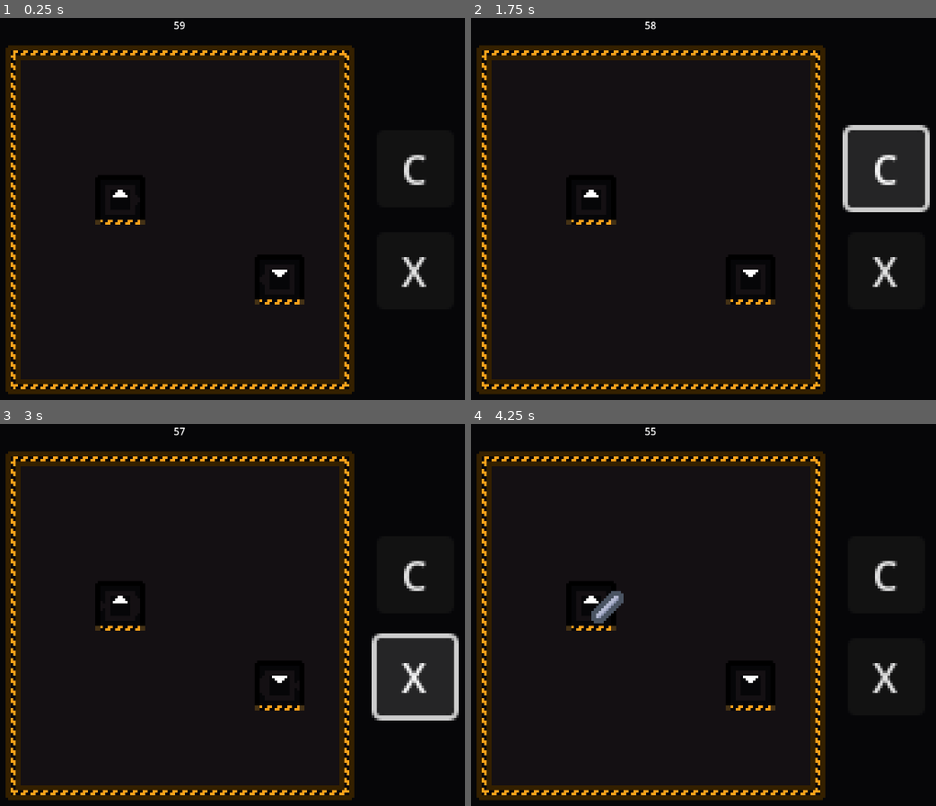
Above: before the commit, frames 1-4 (two rows, left to right).
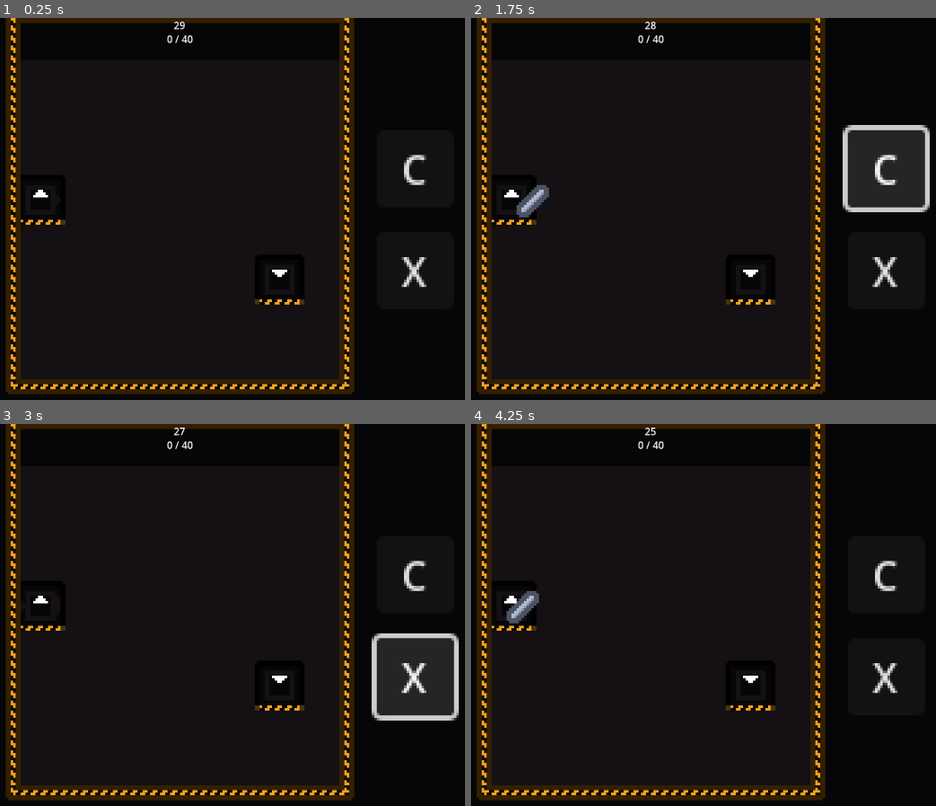
Above: after the commit, the same moments.

Repository: outercloudstudio/gmtk-2024
Game: Godot game, scene res://scenes/game.tscn
Two runs of this game, one before a commit and one after it. Both use one fixed random seed, a clock stepped at 60 frames per second and the inputs below.
Inputs (mouse positions are in pixels of both pictures, inside the frame that each line leads up to):
- Up to frame 1 (0.25 s): no input
- Up to frame 2 (1.75 s): click "C" at 0.5 s; click "C" at 1.25 s
- Up to frame 3 (3 s): click "C" at 2 s; click "X" at 2.75 s
- Up to frame 4 (4.25 s): move the mouse to (810, 607) at 3.52 s; press the mouse at (810, 607) at 3.53 s

The runs differ from the first frame. In frame 1, 5.2% of the frame differs, in the area x 1-77%, y 0-95%; in frame 2, 5.6%; in frame 3, 5.2%; in frame 4, 5.9%.

Commit message:
item movement + collecting

Diff:
--- a/scenes/accepter.tscn
+++ /dev/null
@@ -1,90 +0,0 @@
-[gd_scene load_steps=6 format=3 uid="uid://b0i841hejuca6"]
-
-[ext_resource type="Script" path="res://scripts/tile.gd" id="1_3ep7l"]
-[ext_resource type="Texture2D" uid="uid://2wvotbf5sand" path="res://sprites.png" id="2_7aylf"]
-
-[sub_resource type="Animation" id="Animation_u6les"]
-resource_name = "conveyor"
-length = 0.500013
-loop_mode = 1
-step = 0.125
-tracks/0/type = "value"
-tracks/0/imported = false
-tracks/0/enabled = true
-tracks/0/path = NodePath("Sprite:region_rect")
-tracks/0/interp = 1
-tracks/0/loop_wrap = true
-tracks/0/keys = {
-"times": PackedFloat32Array(0, 0.125, 0.25, 0.375),
-"transitions": PackedFloat32Array(1, 1, 1, 1),
-"update": 1,
-"values": [Rect2(0, 32, 16, 16), Rect2(16, 32, 16, 16), Rect2(32, 32, 16, 16), Rect2(0, 48, 16, 16)]
-}
-
-[sub_resource type="Animation" id="Animation_podfa"]
-length = 0.001
-tracks/0/type = "value"
-tracks/0/imported = false
-tracks/0/enabled = true
-tracks/0/path = NodePath("Sprite:region_rect")
-tracks/0/interp = 1
-tracks/0/loop_wrap = true
-tracks/0/keys = {
-"times": PackedFloat32Array(0),
-"transitions": PackedFloat32Array(1),
-"update": 0,
-"values": [Rect2(0, 32, 16, 16)]
-}
-
-[sub_resource type="AnimationLibrary" id="AnimationLibrary_bdqcj"]
-_data = {
-"RESET": SubResource("Animation_podfa"),
-"conveyor": SubResource("Animation_u6les")
-}
-
-[node name="Accepter" type="Node2D" node_paths=PackedStringArray("rotation_origin")]
-script = ExtResource("1_3ep7l")
-rotation_origin = NodePath("RotationOrigin")
-
-[node name="RotationOrigin" type="Node2D" parent="."]
-position = Vector2(8, 8)
-
-[node name="Sprite" type="Sprite2D" parent="RotationOrigin" groups=["camera_snapping"]]
-texture = ExtResource("2_7aylf")
-region_enabled = true
-region_rect = Rect2(0, 32, 16, 16)
-
-[node name="AnimationPlayer" type="AnimationPlayer" parent="RotationOrigin"]
-libraries = {
-"": SubResource("AnimationLibrary_bdqcj")
-}
-autoplay = "conveyor"
-
-[node name="Border" type="Sprite2D" parent="."]
-z_index = -2
-position = Vector2(8, 7)
-texture = ExtResource("2_7aylf")
-region_enabled = true
-region_rect = Rect2(62, 30, 20, 18)
-
-[node name="Bottom" type="Sprite2D" parent="."]
-z_index = -1
-position = Vector2(8, 17)
-texture = ExtResource("2_7aylf")
-region_enabled = true
-region_rect = Rect2(32, 64, 16, 2)
-
-[node name="BorderBottom" type="Sprite2D" parent="."]
-z_index = -3
-position = Vector2(8, 17)
-texture = ExtResource("2_7aylf")
-region_enabled = true
-region_rect = Rect2(62, 64, 20, 2)
-
-[node name="Snap" type="Node2D" parent="."]
-position = Vector2(8, 8)
-
-[node name="Sprite2" type="Sprite2D" parent="Snap" groups=["camera_snapping"]]
-texture = ExtResource("2_7aylf")
-region_enabled = true
-region_rect = Rect2(82, 2, 12, 12)
--- /dev/null
+++ b/scenes/collect_area.gd
@@ -0,0 +1,17 @@
+extends Area2D
+
+
+@export var tile: Node2D
+
+
+func _physics_process(delta: float) -> void:
+	var tile_position = Vector2i(floor(tile.global_position / 16))
+
+	for item: CharacterBody2D in get_overlapping_bodies():
+		var item_tile_position = Vector2i(floor(item.global_position / 16))
+
+		if item_tile_position != tile_position:
+			continue
+
+		item.queue_free()
+		Static.collected_quota += 1
--- /dev/null
+++ b/scenes/collector.tscn
@@ -0,0 +1,61 @@
+[gd_scene load_steps=5 format=3 uid="uid://b0i841hejuca6"]
+
+[ext_resource type="Script" path="res://scripts/tile.gd" id="1_ckrhm"]
+[ext_resource type="Texture2D" uid="uid://2wvotbf5sand" path="res://sprites.png" id="2_oc1xf"]
+[ext_resource type="Script" path="res://scenes/collect_area.gd" id="3_1bf2t"]
+
+[sub_resource type="RectangleShape2D" id="RectangleShape2D_agt5h"]
+size = Vector2(16, 16)
+
+[node name="Collector" type="Node2D" node_paths=PackedStringArray("rotation_origin")]
+script = ExtResource("1_ckrhm")
+rotation_origin = NodePath("RotationOrigin")
+
+[node name="RotationOrigin" type="Node2D" parent="."]
+position = Vector2(8, 8)
+
+[node name="Sprite" type="Sprite2D" parent="RotationOrigin" groups=["camera_snapping"]]
+texture = ExtResource("2_oc1xf")
+region_enabled = true
+region_rect = Rect2(0, 0, 16, 16)
+
+[node name="Border" type="Sprite2D" parent="."]
+z_index = -2
+position = Vector2(8, 7)
+texture = ExtResource("2_oc1xf")
+region_enabled = true
+region_rect = Rect2(62, 30, 20, 18)
+
+[node name="Bottom" type="Sprite2D" parent="."]
+z_index = -1
+position = Vector2(8, 17)
+texture = ExtResource("2_oc1xf")
+region_enabled = true
+region_rect = Rect2(32, 64, 16, 2)
+
+[node name="BorderBottom" type="Sprite2D" parent="."]
+z_index = -3
+position = Vector2(8, 17)
+texture = ExtResource("2_oc1xf")
+region_enabled = true
+region_rect = Rect2(62, 64, 20, 2)
+
+[node name="Snap" type="Node2D" parent="."]
+position = Vector2(8, 8)
+
+[node name="Sprite2" type="Sprite2D" parent="Snap" groups=["camera_snapping"]]
+texture = ExtResource("2_oc1xf")
+region_enabled = true
+region_rect = Rect2(82, 2, 12, 12)
+
+[node name="CollectArea" type="Area2D" parent="." node_paths=PackedStringArray("tile")]
+process_priority = 1
+process_physics_priority = 1
+position = Vector2(8, 8)
+collision_layer = 0
+collision_mask = 2
+script = ExtResource("3_1bf2t")
+tile = NodePath("..")
+
+[node name="CollisionShape2D" type="CollisionShape2D" parent="CollectArea"]
+shape = SubResource("RectangleShape2D_agt5h")
--- a/scenes/conveyer.tscn
+++ b/scenes/conveyer.tscn
@@ -1,7 +1,23 @@
-[gd_scene load_steps=6 format=3 uid="uid://dvsr0owx3rnh7"]
+[gd_scene load_steps=8 format=3 uid="uid://dvsr0owx3rnh7"]
 
 [ext_resource type="Script" path="res://scripts/tile.gd" id="1_avke4"]
 [ext_resource type="Texture2D" uid="uid://2wvotbf5sand" path="res://sprites.png" id="2_yeveh"]
+[ext_resource type="Script" path="res://scenes/move_area.gd" id="3_782rx"]
+
+[sub_resource type="Animation" id="Animation_podfa"]
+length = 0.001
+tracks/0/type = "value"
+tracks/0/imported = false
+tracks/0/enabled = true
+tracks/0/path = NodePath("Sprite:region_rect")
+tracks/0/interp = 1
+tracks/0/loop_wrap = true
+tracks/0/keys = {
+"times": PackedFloat32Array(0),
+"transitions": PackedFloat32Array(1),
+"update": 0,
+"values": [Rect2(0, 32, 16, 16)]
+}
 
 [sub_resource type="Animation" id="Animation_u6les"]
 resource_name = "conveyor"
@@ -21,26 +37,14 @@
 "values": [Rect2(0, 32, 16, 16), Rect2(16, 32, 16, 16), Rect2(32, 32, 16, 16), Rect2(0, 48, 16, 16)]
 }
 
-[sub_resource type="Animation" id="Animation_podfa"]
-length = 0.001
-tracks/0/type = "value"
-tracks/0/imported = false
-tracks/0/enabled = true
-tracks/0/path = NodePath("Sprite:region_rect")
-tracks/0/interp = 1
-tracks/0/loop_wrap = true
-tracks/0/keys = {
-"times": PackedFloat32Array(0),
-"transitions": PackedFloat32Array(1),
-"update": 0,
-"values": [Rect2(0, 32, 16, 16)]
-}
-
 [sub_resource type="AnimationLibrary" id="AnimationLibrary_bdqcj"]
 _data = {
 "RESET": SubResource("Animation_podfa"),
 "conveyor": SubResource("Animation_u6les")
 }
+
+[sub_resource type="RectangleShape2D" id="RectangleShape2D_c2n17"]
+size = Vector2(16, 16)
 
 [node name="Conveyer" type="Node2D" node_paths=PackedStringArray("rotation_origin")]
 script = ExtResource("1_avke4")
@@ -59,6 +63,17 @@
 "": SubResource("AnimationLibrary_bdqcj")
 }
 autoplay = "conveyor"
+
+[node name="MoveArea" type="Area2D" parent="RotationOrigin" node_paths=PackedStringArray("tile")]
+process_priority = -1
+process_physics_priority = -1
+collision_layer = 0
+collision_mask = 2
+script = ExtResource("3_782rx")
+tile = NodePath("../..")
+
+[node name="CollisionShape2D" type="CollisionShape2D" parent="RotationOrigin/MoveArea"]
+shape = SubResource("RectangleShape2D_c2n17")
 
 [node name="Border" type="Sprite2D" parent="."]
 z_index = -2
--- a/scenes/game.tscn
+++ b/scenes/game.tscn
@@ -3,11 +3,12 @@
 [ext_resource type="PackedScene" uid="uid://br8dswv6ug16q" path="res://scenes/world.tscn" id="1_i4p5l"]
 [ext_resource type="Script" path="res://scripts/game.gd" id="1_kd6lh"]
 
-[node name="Game" type="Node2D" node_paths=PackedStringArray("world", "timer_label")]
+[node name="Game" type="Node2D" node_paths=PackedStringArray("world", "timer_label", "quota_label")]
 texture_filter = 1
 script = ExtResource("1_kd6lh")
 world = NodePath("CanvasLayer/SubViewportContainer/SubViewport/World")
 timer_label = NodePath("CanvasLayer/Timer")
+quota_label = NodePath("CanvasLayer/Quota")
 
 [node name="CanvasLayer" type="CanvasLayer" parent="."]
 
@@ -39,3 +40,15 @@
 grow_horizontal = 2
 text = "123"
 horizontal_alignment = 1
+
+[node name="Quota" type="Label" parent="CanvasLayer"]
+anchors_preset = 5
+anchor_left = 0.5
+anchor_right = 0.5
+offset_left = -105.0
+offset_top = 22.0
+offset_right = 105.0
+offset_bottom = 45.0
+grow_horizontal = 2
+text = "123"
+horizontal_alignment = 1
--- a/scenes/items/battery.tscn
+++ b/scenes/items/battery.tscn
@@ -8,8 +8,8 @@
 
 [node name="Battery" type="CharacterBody2D"]
 z_index = 1
-collision_layer = 0
-collision_mask = 0
+collision_layer = 2
+collision_mask = 2
 motion_mode = 1
 platform_on_leave = 2
 script = ExtResource("1_uvvcu")
--- a/scenes/items/light_bulb.tscn
+++ b/scenes/items/light_bulb.tscn
@@ -8,8 +8,8 @@
 
 [node name="Battery" type="CharacterBody2D"]
 z_index = 1
-collision_layer = 0
-collision_mask = 0
+collision_layer = 2
+collision_mask = 2
 motion_mode = 1
 platform_on_leave = 2
 script = ExtResource("1_r6xnn")
--- a/scenes/items/rod.tscn
+++ b/scenes/items/rod.tscn
@@ -4,18 +4,17 @@
 [ext_resource type="Texture2D" uid="uid://2wvotbf5sand" path="res://sprites.png" id="2_k55ha"]
 
 [sub_resource type="RectangleShape2D" id="RectangleShape2D_eiyny"]
-size = Vector2(13, 13)
+size = Vector2(5, 14.863)
 
 [node name="Rod" type="CharacterBody2D"]
 z_index = 1
-collision_layer = 0
+collision_layer = 2
 collision_mask = 0
-motion_mode = 1
-platform_on_leave = 2
 script = ExtResource("1_4ve6s")
 
 [node name="CollisionShape2D" type="CollisionShape2D" parent="."]
-position = Vector2(0.5, 0.5)
+position = Vector2(0.747706, 0.283787)
+rotation = 0.781689
 shape = SubResource("RectangleShape2D_eiyny")
 
 [node name="Sprite2D" type="Sprite2D" parent="." groups=["camera_snapping"]]
--- a/scenes/levels/level_1.tscn
+++ b/scenes/levels/level_1.tscn
@@ -1,6 +1,6 @@
 [gd_scene load_steps=3 format=3 uid="uid://dkt44rix7wkpr"]
 
-[ext_resource type="PackedScene" uid="uid://b0i841hejuca6" path="res://scenes/accepter.tscn" id="1_fhm3t"]
+[ext_resource type="PackedScene" uid="uid://b0i841hejuca6" path="res://scenes/collector.tscn" id="1_fhm3t"]
 [ext_resource type="PackedScene" uid="uid://crehmacysesud" path="res://scenes/spawner.tscn" id="2_0apis"]
 
 [node name="Level" type="Node2D"]
@@ -12,6 +12,6 @@
 can_be_replaced = false
 
 [node name="Spawner" parent="." instance=ExtResource("2_0apis")]
-position = Vector2(-32, -16)
+position = Vector2(-64, -16)
 place_on_start = true
 can_be_replaced = false
--- /dev/null
+++ b/scenes/move_area.gd
@@ -0,0 +1,48 @@
+extends Area2D
+
+@export var tile: Node2D
+
+
+func rotation_to_vector(rotation: float) -> Vector2:
+	if rotation == 0:
+		return Vector2.RIGHT
+
+	if rotation == -180:
+		return Vector2.LEFT
+
+	if rotation == -90:
+		return Vector2.UP
+
+	if rotation == 90:
+		return Vector2.DOWN
+
+	return Vector2.ZERO
+
+
+func _physics_process(delta: float) -> void:
+	var tile_position = Vector2i(floor(tile.global_position / 16))
+
+	var foward = rotation_to_vector(global_rotation_degrees)
+
+	for item: CharacterBody2D in get_overlapping_bodies():
+		var item_tile_position = Vector2i(floor(item.global_position / 16))
+
+		if item_tile_position != tile_position:
+			continue
+
+		var velocity = foward
+
+		if foward == Vector2.RIGHT || foward == Vector2.LEFT:
+			if abs(item.global_position.y - global_position.y) > 1:
+				if item.global_position.y < global_position.y:
+					velocity += Vector2.DOWN
+				else:
+					velocity += Vector2.UP
+		else:
+			if abs(item.global_position.x - global_position.x) > 1:
+				if item.global_position.x < global_position.x:
+					velocity += Vector2.RIGHT
+				else:
+					velocity += Vector2.LEFT
+
+		item.velocity = velocity.normalized() * 50
--- a/scenes/spawner.tscn
+++ b/scenes/spawner.tscn
@@ -1,9 +1,25 @@
-[gd_scene load_steps=8 format=3 uid="uid://crehmacysesud"]
+[gd_scene load_steps=10 format=3 uid="uid://crehmacysesud"]
 
 [ext_resource type="Texture2D" uid="uid://2wvotbf5sand" path="res://sprites.png" id="2_jixw1"]
 [ext_resource type="Script" path="res://scripts/item_spawner.gd" id="3_kuivt"]
 [ext_resource type="Script" path="res://scripts/tile.gd" id="3_sw0ft"]
 [ext_resource type="PackedScene" uid="uid://c7ym0w7fg023r" path="res://scenes/items/rod.tscn" id="4_y6yrs"]
+[ext_resource type="Script" path="res://scenes/move_area.gd" id="5_gfjjc"]
+
+[sub_resource type="Animation" id="Animation_podfa"]
+length = 0.001
+tracks/0/type = "value"
+tracks/0/imported = false
+tracks/0/enabled = true
+tracks/0/path = NodePath("Sprite:region_rect")
+tracks/0/interp = 1
+tracks/0/loop_wrap = true
+tracks/0/keys = {
+"times": PackedFloat32Array(0),
+"transitions": PackedFloat32Array(1),
+"update": 0,
+"values": [Rect2(0, 32, 16, 16)]
+}
 
 [sub_resource type="Animation" id="Animation_u6les"]
 resource_name = "conveyor"
@@ -23,26 +39,14 @@
 "values": [Rect2(0, 32, 16, 16), Rect2(16, 32, 16, 16), Rect2(32, 32, 16, 16), Rect2(0, 48, 16, 16)]
 }
 
-[sub_resource type="Animation" id="Animation_podfa"]
-length = 0.001
-tracks/0/type = "value"
-tracks/0/imported = false
-tracks/0/enabled = true
-tracks/0/path = NodePath("Sprite:region_rect")
-tracks/0/interp = 1
-tracks/0/loop_wrap = true
-tracks/0/keys = {
-"times": PackedFloat32Array(0),
-"transitions": PackedFloat32Array(1),
-"update": 0,
-"values": [Rect2(0, 32, 16, 16)]
-}
-
 [sub_resource type="AnimationLibrary" id="AnimationLibrary_bdqcj"]
 _data = {
 "RESET": SubResource("Animation_podfa"),
 "conveyor": SubResource("Animation_u6les")
 }
+
+[sub_resource type="RectangleShape2D" id="RectangleShape2D_6pa8e"]
+size = Vector2(16, 16)
 
 [node name="Spawner" type="Node2D" node_paths=PackedStringArray("rotation_origin")]
 script = ExtResource("3_sw0ft")
@@ -66,6 +70,17 @@
 "": SubResource("AnimationLibrary_bdqcj")
 }
 autoplay = "conveyor"
+
+[node name="MoveArea" type="Area2D" parent="RotationOrigin" node_paths=PackedStringArray("tile")]
+process_priority = -1
+process_physics_priority = -1
+collision_layer = 0
+collision_mask = 2
+script = ExtResource("5_gfjjc")
+tile = NodePath("../..")
+
+[node name="CollisionShape2D" type="CollisionShape2D" parent="RotationOrigin/MoveArea"]
+shape = SubResource("RectangleShape2D_6pa8e")
 
 [node name="Border" type="Sprite2D" parent="."]
 z_index = -2
--- a/scenes/world.tscn
+++ b/scenes/world.tscn
@@ -4,7 +4,7 @@
 [ext_resource type="Script" path="res://scripts/world.gd" id="1_gejag"]
 [ext_resource type="PackedScene" uid="uid://dvsr0owx3rnh7" path="res://scenes/conveyer.tscn" id="2_tssqo"]
 [ext_resource type="PackedScene" uid="uid://crehmacysesud" path="res://scenes/spawner.tscn" id="3_a71ki"]
-[ext_resource type="PackedScene" uid="uid://b0i841hejuca6" path="res://scenes/accepter.tscn" id="4_ac2pr"]
+[ext_resource type="PackedScene" uid="uid://b0i841hejuca6" path="res://scenes/collector.tscn" id="4_ac2pr"]
 [ext_resource type="PackedScene" uid="uid://dkt44rix7wkpr" path="res://scenes/levels/level_1.tscn" id="5_jsqkt"]
 [ext_resource type="Script" path="res://scripts/camera.gd" id="6_ihc8j"]
 
@@ -54,7 +54,7 @@
 
 [node name="NinePatchRect" type="NinePatchRect" parent="."]
 offset_left = -70.0
-offset_top = -70.0
+offset_top = -85.0
 offset_right = 70.0
 offset_bottom = 70.0
 texture = ExtResource("1_03lg1")
--- a/scripts/game.gd
+++ b/scripts/game.gd
@@ -3,9 +3,11 @@
 
 @export var world: World
 @export var timer_label: Label
+@export var quota_label: Label
 
 
-var round_timer = 60
+var round_timer = 30
+var quota = 40
 
 
 func _ready() -> void:
@@ -16,9 +18,10 @@
 	round_timer -= delta
 
 	timer_label.text = str(floor(round_timer))
+	quota_label.text = str(Static.collected_quota) + " / " + str(quota)
 
 	if round_timer <= 0:
-		round_timer = 60
+		round_timer = 30
 
 		cleanup()
 		start()
@@ -27,6 +30,8 @@
 func cleanup():
 	world.cleanup()
 
+	Static.collected_quota = 0
+
 
 func start():
 	world.start()
--- a/scripts/item.gd
+++ b/scripts/item.gd
@@ -22,14 +22,14 @@
 	return _world.tilemap[tile_location]
 
 
+func fixed_lerp(a, b, decay: float, delta: float):
+	return b + (a - b) * exp(-decay * delta)
+
+
 func _physics_process(delta: float) -> void:
-	if global_position == _target:
-		var tile = get_tile()
-
-		if tile != null:
-			_target = global_position + Vector2(tile.direction) * 16
-
-	global_position = global_position.move_toward(_target, 50 * delta)
-
 	if get_tile() == null:
 		queue_free()
+
+	move_and_slide()
+
+	velocity = fixed_lerp(velocity, Vector2.ZERO, 6, delta)
--- a/scripts/static.gd
+++ b/scripts/static.gd
@@ -1 +1,4 @@
 extends Node
+
+
+var collected_quota = 0
--- a/scripts/world.gd
+++ b/scripts/world.gd
@@ -106,7 +106,7 @@
 		if tilemap.has(tile_location) && !tilemap[tile_location].can_be_replaced:
 			continue
 
-		if tile_location.x < -5 || tile_location.x >= 5 || tile_location.y < -5 || tile_location.y >= 5:
+		if tile_location.x < -4 || tile_location.x >= 4 || tile_location.y < -4 || tile_location.y >= 4:
 			continue
 
 		var tile = conveyor_scene.instantiate()
Binary file changed: sprites.aseprite
Binary file changed: sprites.png
